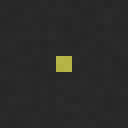
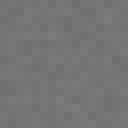
Revision of a layered 128 × 128 image; what changed, layer by layer:
hid "Ebene 1" over [0,0,128,128]
painted on "no-border" over [0,0,128,128]
showed group "computer" (13 layers) over [0,0,128,128]
